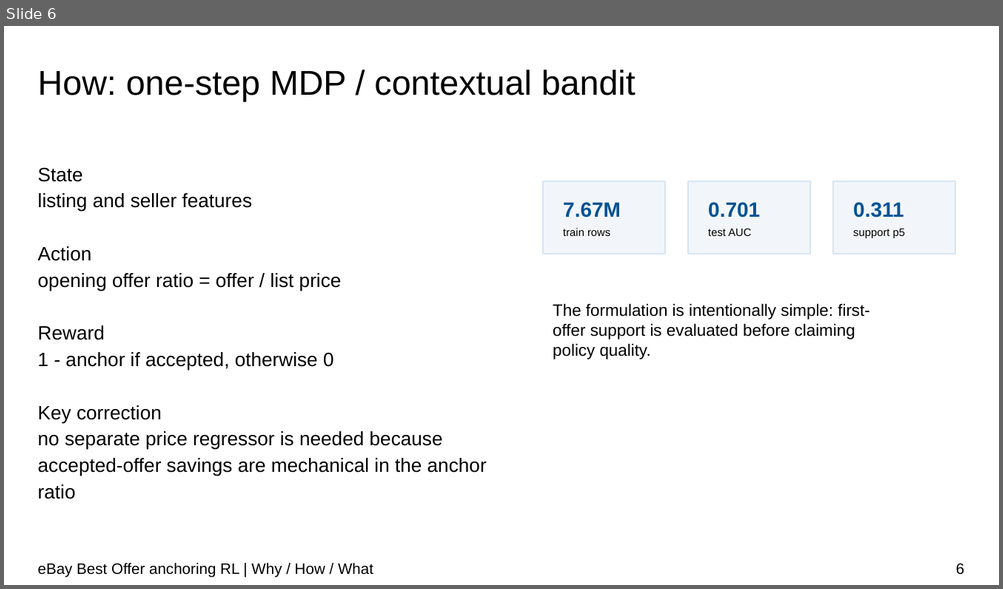
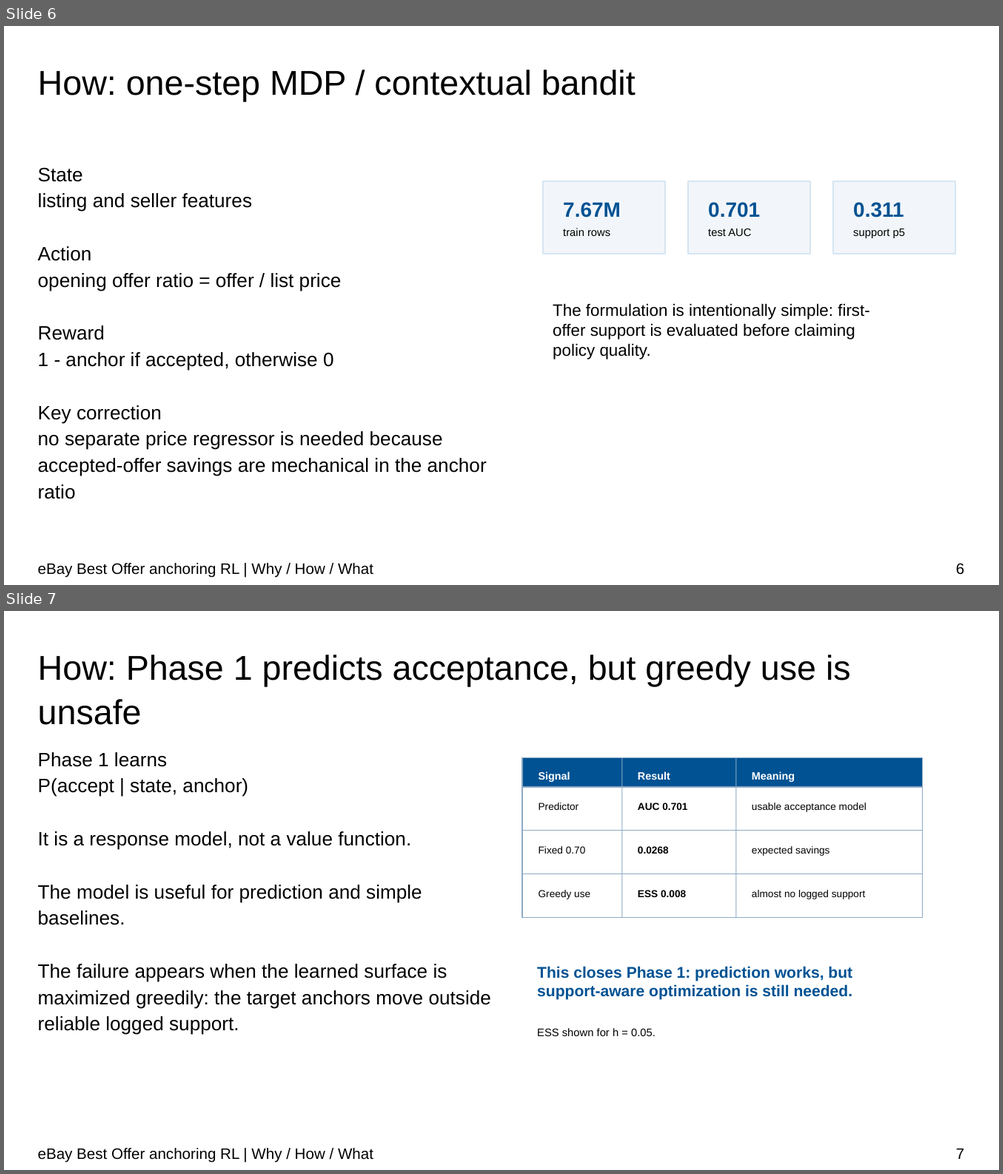
Before and after one commit to soluthan/ebay-anchoring-rl-final, a slide deck: report/ebay_anchoring_rl_presentation.pptx. Shown one above the other, each under a label of ours: slide 6 before the commit, slides 6 and 7 after it. The pictures are 1003x589 and 1003x1174 pixels, drawn with LibreOffice and Linux fonts; fonts in the diff are those of the drawing; background and template pictures are left out. Boxes give left, top, right and bottom in pixels: in the first picture for what was removed or moved away, otherwise in the second. Text is boxed around its words. In the diff, an @@ line names an element or a change of style, - is before the commit and + after.

Commit message:
Add supervised baseline findings slide

```diff
--- a/report/ebay_anchoring_rl_presentation.pptx
+++ b/report/ebay_anchoring_rl_presentation.pptx
@@ slide 7 added at bbox=[4, 611, 999, 1170], background #FFFFFF @@
@@ title added at bbox=[38, 655, 851, 686], 25 pt, text #000000 @@
+How: Phase 1 predicts acceptance, but greedy use is unsafe
@@ text added at bbox=[38, 752, 491, 1035], 14 pt, text #000000 @@
+Phase 1 learns
+P(accept | state, anchor)
+It is a response model, not a value function.
+The model is useful for prediction and simple baselines.
+The failure appears when the learned surface is maximized greedily: the target anchors move outside reliable logged support.
@@ rectangle added at bbox=[522, 758, 922, 787], fill #005293, outline #8DAAC5 0.56 pt @@
@@ rectangle added at bbox=[622, 758, 623, 787], fill #8DAAC5 @@
@@ rectangle added at bbox=[735, 758, 736, 787], fill #8DAAC5 @@
@@ rectangle added at bbox=[522, 787, 922, 831], fill #FFFFFF, outline #8DAAC5 0.56 pt @@
@@ text added at bbox=[538, 772, 570, 782], 7.7 pt, text #FFFFFF, bold @@
+Signal
@@ rectangle added at bbox=[622, 787, 623, 831], fill #8DAAC5 @@
@@ text added at bbox=[637, 772, 670, 780], 7.7 pt, text #FFFFFF, bold @@
+Result
@@ rectangle added at bbox=[735, 787, 736, 831], fill #8DAAC5 @@
@@ text added at bbox=[751, 772, 794, 782], 7.7 pt, text #FFFFFF, bold @@
+Meaning
@@ text added at bbox=[538, 803, 579, 810], 7.3 pt, text #000000 @@
+Predictor
@@ text added at bbox=[637, 803, 687, 810], 7.3 pt, text #000000, bold @@
+AUC 0.701
@@ text added at bbox=[751, 803, 866, 812], 7.3 pt, text #000000 @@
+usable acceptance model
@@ rectangle added at bbox=[522, 831, 922, 874], fill #FFFFFF, outline #8DAAC5 0.56 pt @@
@@ rectangle added at bbox=[622, 831, 623, 874], fill #8DAAC5 @@
@@ rectangle added at bbox=[735, 831, 736, 874], fill #8DAAC5 @@
@@ text added at bbox=[538, 846, 586, 854], 7.3 pt, text #000000 @@
+Fixed 0.70
@@ text added at bbox=[637, 846, 669, 854], 7.3 pt, text #000000, bold @@
+0.0268
@@ text added at bbox=[751, 846, 829, 856], 7.3 pt, text #000000 @@
+expected savings
@@ rectangle added at bbox=[522, 874, 922, 918], fill #FFFFFF, outline #8DAAC5 0.56 pt @@
@@ rectangle added at bbox=[622, 874, 623, 918], fill #8DAAC5 @@
@@ rectangle added at bbox=[735, 874, 736, 918], fill #8DAAC5 @@
@@ text added at bbox=[538, 890, 590, 900], 7.3 pt, text #000000 @@
+Greedy use
@@ text added at bbox=[637, 890, 686, 897], 7.3 pt, text #000000, bold @@
+ESS 0.008
@@ text added at bbox=[751, 890, 865, 900], 7.3 pt, text #000000 @@
+almost no logged support
@@ text added at bbox=[537, 966, 853, 1000], 11.2 pt, text #005293, bold @@
+This closes Phase 1: prediction works, but support-aware optimization is still needed.
@@ text added at bbox=[537, 1028, 655, 1037], 7.9 pt, text #000000 @@
+ESS shown for h = 0.05.
@@ text added at bbox=[38, 1148, 373, 1163], 11 pt, text #000000 @@
+eBay Best Offer anchoring RL | Why / How / What
@@ page number added at bbox=[956, 1149, 964, 1159], 11 pt, text #000000 @@
+7
```
